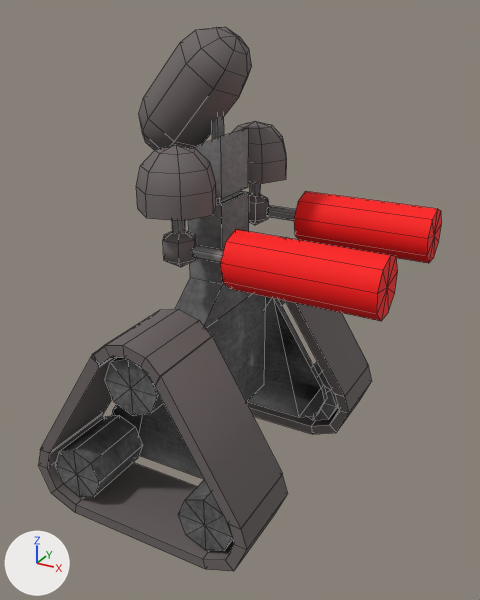
Before and after pictures for a commit that changed the OBJ model assets/models/soldier.obj.
Camera for both pictures: a 50 mm lens placed at (1.6, -2.7, 2.29), pointed at (0.16, -0.09, 0.98). Lighting does not change. The marker at lower left points along +X, +Y and +Z. Mesh edges are drawn as thin lines. Where no turn or scale is listed for an object, it has been applied to the vertices. Vertices at the same position are counted once.

In view in the first picture: 'soldier'.
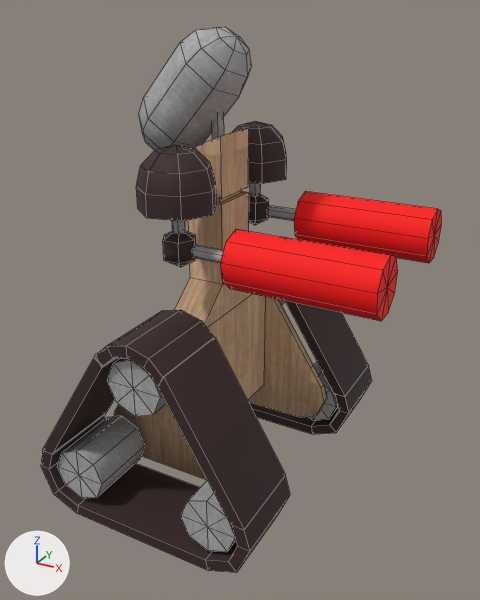
Pixel boxes [x1, y1, x2, y2] of what changed, in the pictures (480 x 600 px; the box of a moved part takes in the faces that stretch with it):
'soldier', recoloured, reshaped: before [39, 27, 442, 571]; after [41, 27, 442, 573]
part 1 of me_soldier, moved or reshaped: before [55, 415, 143, 497]; after [57, 416, 145, 498]
part 2 of me_soldier, moved or reshaped: before [105, 357, 163, 416]; after [108, 358, 166, 417]
part 3 of me_soldier, moved or reshaped: before [178, 480, 233, 551]; after [181, 481, 236, 552]
part 4 of me_soldier, moved or reshaped: before [39, 309, 288, 571]; after [41, 310, 290, 573]
part 5 of me_soldier, rebuilt: before [112, 403, 204, 479]; after [114, 404, 207, 480]
part 6 of me_soldier, cut back: before [247, 297, 327, 417]; after [248, 297, 327, 417]
part 7 of me_soldier, recoloured: [139, 27, 252, 150] in both
part 8 of me_soldier, recoloured: [172, 117, 296, 263] in both
part 9 of me_soldier, recoloured (black to grey): [279, 300, 338, 420] in both
part 10 of me_soldier, recoloured (grey to brown): [176, 128, 326, 413] in both

What changed in the scene script:
```text
Add img_metal_seamless_04_jpg:
    img_metal_seamless_04_jpg = load_image('metal-seamless-04.jpg', 'metal-seamless-04.jpg', 248, 248, 'sRGB')
Add img_wood_seamless_02_jpg:
    img_wood_seamless_02_jpg = load_image('wood-seamless-02.jpg', 'wood-seamless-02.jpg', 248, 248, 'sRGB')
Change mat_rubber:
    mat_rubber.base_color: (0.149, 0.125, 0.125) -> (0.0392, 0.0157, 0.0157)  # dark grey #6c6363 -> brown #382222
Add mat_light_metal:
    mat_light_metal = principled_material('light_metal')
    mat_light_metal.texture = img_metal_seamless_04_jpg
    mat_light_metal.roughness = 0.775
Add mat_wood:
    mat_wood = principled_material('wood')
    mat_wood.texture = img_wood_seamless_02_jpg
    mat_wood.roughness = 0.775
Change me_soldier:
    used by ob_soldier; location = (0.0, 0.0, 0.0)
    remove me_soldier.from_pydata(...)  # 622 vertices, 689 faces; spans x -0.59..0.96, y -0.81..0.78, z -0.01..2.21
    add me_soldier.from_pydata(...)  # 606 vertices, 665 faces; spans x -0.57..0.96, y -0.81..0.78, z -0.01..2.21
    me_soldier part 1: the loose piece of 18 vertices spanning x -0.5..-0.23, y -0.78..-0.43, z 0.07..0.35 is moved by (0.01, 0.0, 0.0), in mat_light_metal (picture img_metal_seamless_04_jpg)
    me_soldier part 2: the loose piece of 18 vertices spanning x -0.13..0.15, y -0.78..-0.43, z 0.66..0.94 is moved by (0.01, 0.0, 0.0), in mat_light_metal (picture img_metal_seamless_04_jpg)
    me_soldier part 3: the loose piece of 18 vertices spanning x 0.23..0.5, y -0.78..-0.43, z 0.07..0.35 is moved by (0.01, 0.0, 0.0), in mat_light_metal (picture img_metal_seamless_04_jpg)
    me_soldier part 4: the loose piece of 76 vertices spanning x -0.59..0.59, y -0.81..-0.4, z -0.01..1.03 is moved by (0.01, 0.0, 0.0)
    me_soldier part 5: the loose piece of 38 vertices spanning x -0.45..0.46, y -0.41..-0.37, z 0.11..0.91 is rebuilt with 30 vertices and now spans x -0.44..0.47, y -0.4..-0.36, z 0.11..0.91, in mat_wood (picture img_wood_seamless_02_jpg)
    me_soldier part 6
    8 vertices are removed from x -0.42..0.45, y 0.34..0.38, z 0.34..0.84
    21 faces are deleted
    9 new faces join them, mat_wood (picture img_wood_seamless_02_jpg)
    me_soldier part 7: 49 faces spanning x -0.4..0.15, y -0.17..0.17, z 1.63..2.21 switch from mat_rubber (dark grey #6c6363) to mat_light_metal (picture img_metal_seamless_04_jpg)
    me_soldier part 8: 108 faces spanning x -0.03..0.31, y -0.38..0.4, z 1.27..1.94 switch from mat_mat_4 (picture img_metal_seamless_03_jpg) to mat_light_metal (picture img_metal_seamless_04_jpg)
    me_soldier part 9: 72 faces spanning x -0.49..0.52, y 0.4..0.75, z 0.07..0.94 switch from mat_mat_5 (picture img_metal_seamless_02_png) to mat_light_metal (picture img_metal_seamless_04_jpg)
    me_soldier part 10: 38 faces spanning x -0.44..0.47, y -0.33..0.38, z 0.11..1.77 switch from mat_mat_5 (picture img_metal_seamless_02_png) to mat_wood (picture img_wood_seamless_02_jpg)
```
